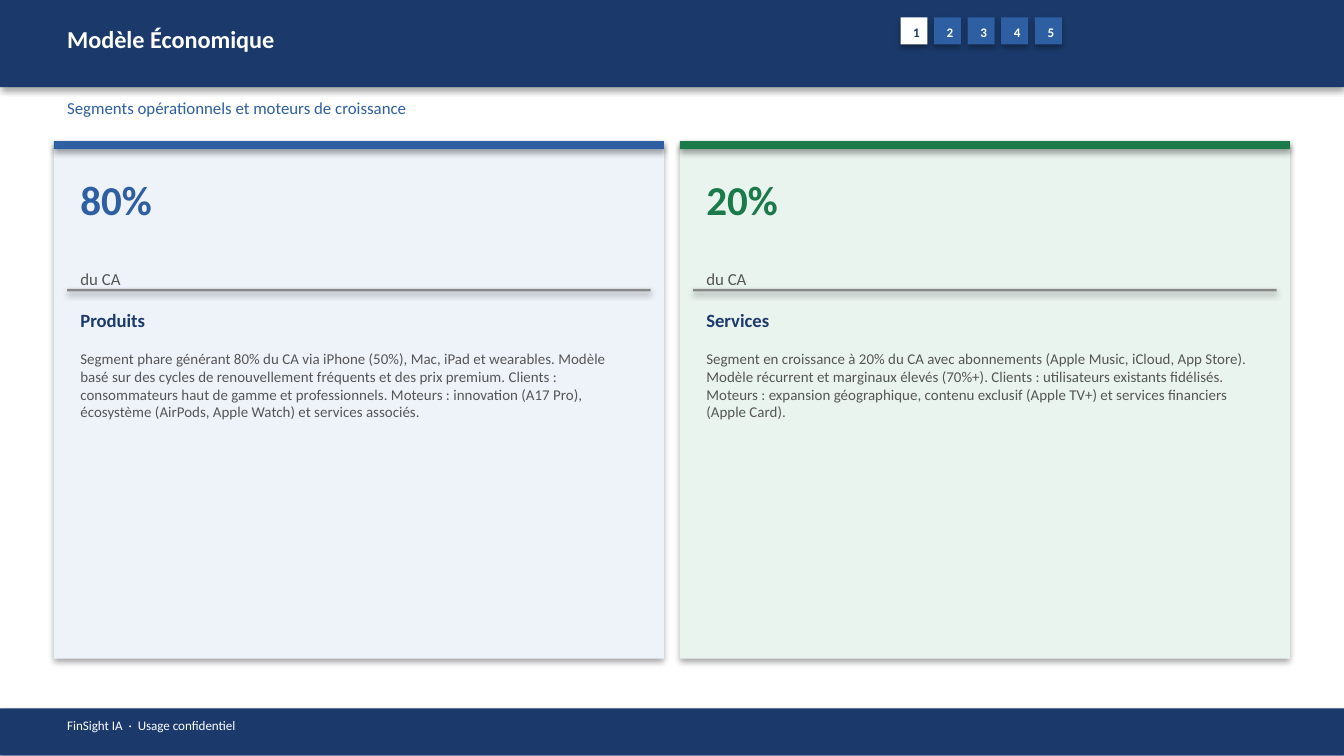
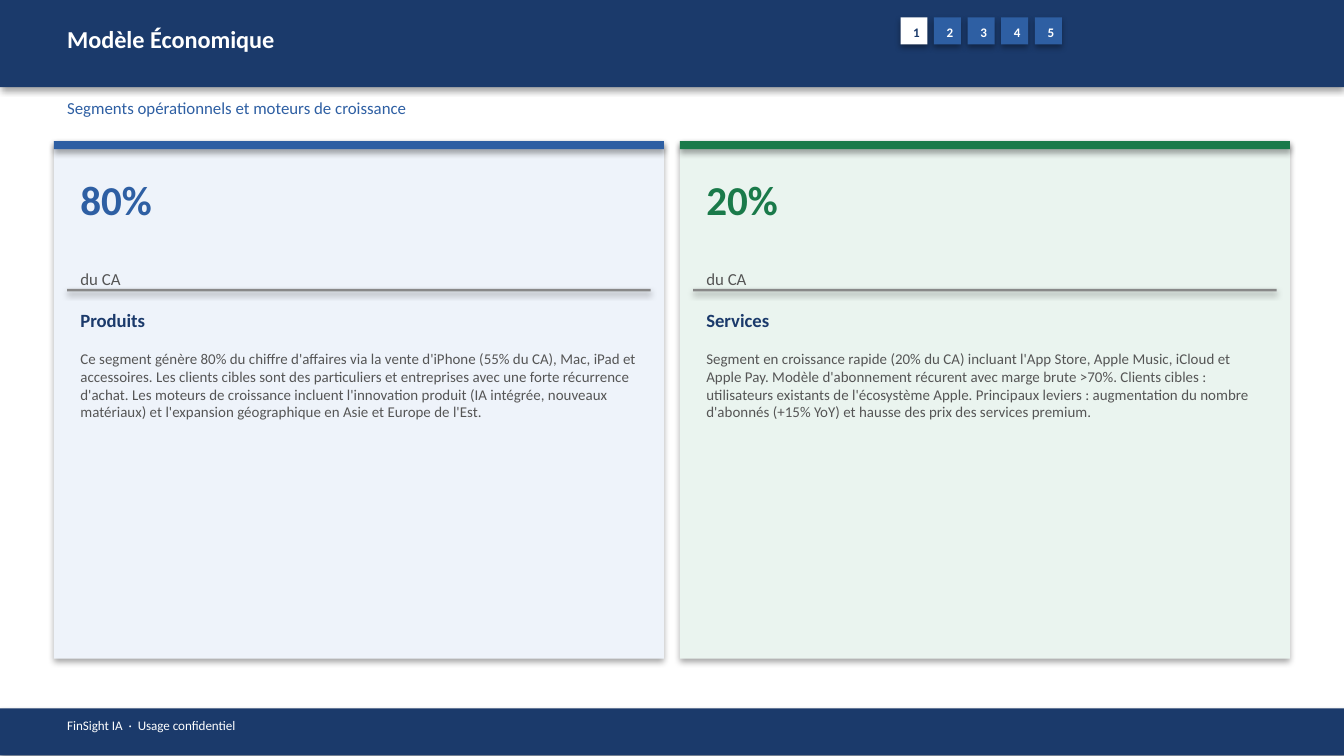
Before and after one commit to baptistejeh07-art/finsight-ia, a slide deck: slide 6 of preview/AAPL/AAPL_pitchbook.pptx. Drawn at 1344x756 pixels with LibreOffice and Linux fonts; fonts in the diff are those of the drawing. Boxes give left, top, right and bottom in pixels: in the first picture for what was removed or moved away, otherwise in the second. Text is boxed around its words. In the diff, an @@ line names an element or a change of style, - is before the commit and + after.

```diff
--- a/preview/AAPL/AAPL_pitchbook.pptx
+++ b/preview/AAPL/AAPL_pitchbook.pptx
@@ text at [80,353,635,420]: text changed @@
-Segment phare générant 80% du CA via iPhone (50%), Mac, iPad et wearables. Modèle basé sur des cycles de renouvellement fréquents et des prix premium. Clients : consommateurs haut de gamme et professionnels. Moteurs : innovation (A17 Pro), écosystème (AirPods, Apple Watch) et services associés.
+Ce segment génère 80% du chiffre d'affaires via la vente d'iPhone (55% du CA), Mac, iPad et accessoires. Les clients cibles sont des particuliers et entreprises avec une forte récurrence d'achat. Les moteurs de croissance incluent l'innovation produit (IA intégrée, nouveaux matériaux) et l'expansion géographique en Asie et Europe de l'Est.
@@ text at [706,353,1248,420]: text changed @@
-Segment en croissance à 20% du CA avec abonnements (Apple Music, iCloud, App Store). Modèle récurrent et marginaux élevés (70%+). Clients : utilisateurs existants fidélisés. Moteurs : expansion géographique, contenu exclusif (Apple TV+) et services financiers (Apple Card).
+Segment en croissance rapide (20% du CA) incluant l'App Store, Apple Music, iCloud et Apple Pay. Modèle d'abonnement récurent avec marge brute >70%. Clients cibles : utilisateurs existants de l'écosystème Apple. Principaux leviers : augmentation du nombre d'abonnés (+15% YoY) et hausse des prix des services premium.
```
Also in this commit, not shown: 14 other slides changed, 4 other files.
